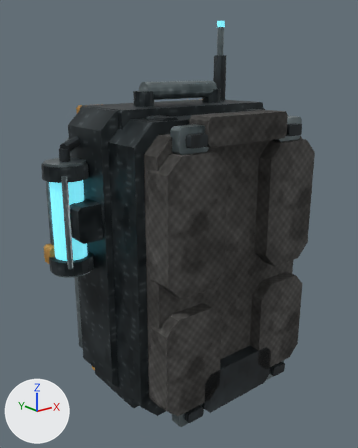
An edit to the glTF model client/art-assets/backpack_research.glb, drawn before and after from the same camera.
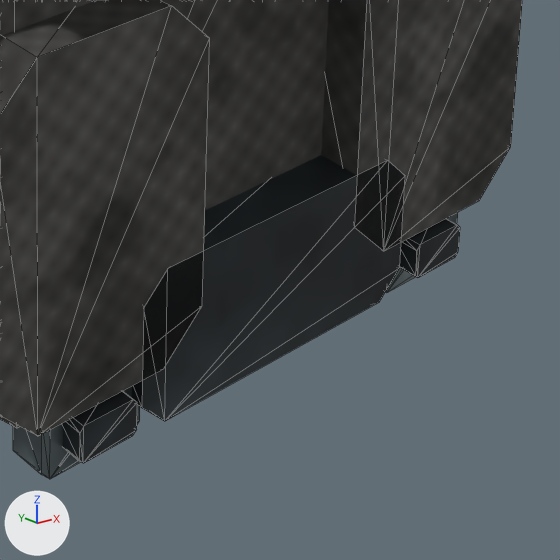
There are two pictures of each version: one whole from a camera (50 mm lens) standing at (-0.461, -0.459, 0.264) and looking at (-0.007, 0.108, 0.037), one close up on the part from 47% to 87% of the width and 68% to 100% of the height. Lighting does not change. The marker at lower left points along +X, +Y and +Z. The older version's two pictures come first. The close-ups show mesh edges as thin lines. Vertices at exactly the same position are counted once.

Objects in the first close-up: 'backpack_research'.
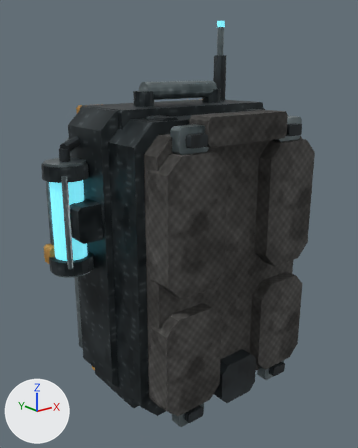
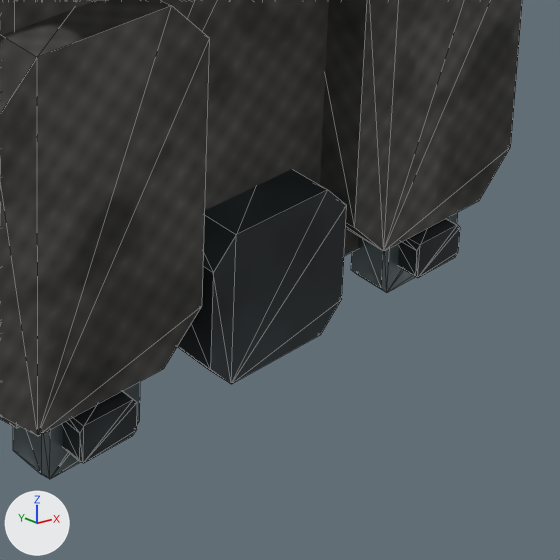
Pixel boxes [x1, y1, x2, y2] of what changed, in the close-ups (560 x 560 px; the box of a moved part takes in the faces that stretch with it):
part 1 of me_backpack_research, moved or reshaped: before [132, 155, 405, 421]; after [177, 169, 347, 384]

Edits to the bpy script that builds the scene:
```text
Change me_backpack_research:
    where me_backpack_research.from_pydata(...)  # 1892 vertices, 3372 faces; spans x -0.207..0.209, y -0.028..0.248, z -0.218..0.335
    used by ob_backpack_research; location = (0.0, 0.0, 0.0)
    before: 1140 (-0.056, 0.007, -0.2), 1141 (0.068, 0.007, -0.19), 1142 (0.056, 0.007, -0.2), 1143 (0.068, 0.007, -0.148), 1144 (0.056, 0.007, -0.138)
    before: 1145 (-0.056, 0.007, -0.138), 1146 (-0.068, 0.007, -0.148), 1147 (-0.068, 0.007, -0.19), 1148 (-0.056, -0.024, -0.2) at pixel (164, 421), 1149 (0.056, -0.024, -0.2) at pixel (379, 302)
    before: 1150 (0.068, -0.024, -0.19) at pixel (399, 267), 1151 (0.068, -0.024, -0.148) at pixel (405, 175), 1152 (0.056, -0.024, -0.138) at pixel (387, 160), 1153 (-0.056, -0.024, -0.138) at pixel (167, 268), 1154 (-0.068, -0.024, -0.148) at pixel (143, 307)
    before: 1155 (-0.068, -0.024, -0.19) at pixel (141, 407)
    me_backpack_research part 1
    add for i in [*range(1141, 1145), *range(1149, 1153)]: me_backpack_research.vertices[i].co += Vector((-0.033, 0.0, 0.0))
    add for i in [1140, *range(1145, 1149), 1153, 1154, 1155]: me_backpack_research.vertices[i].co += Vector((0.033, 0.0, 0.0))
```
